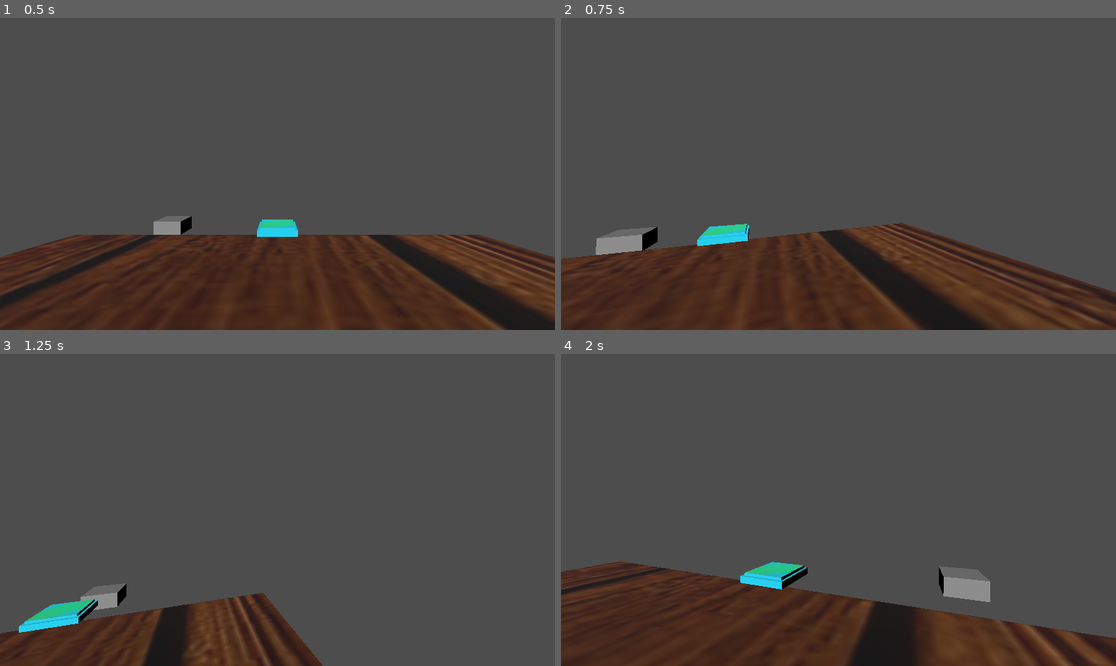
Above: before the commit, frames 1-4 (two rows, left to right).
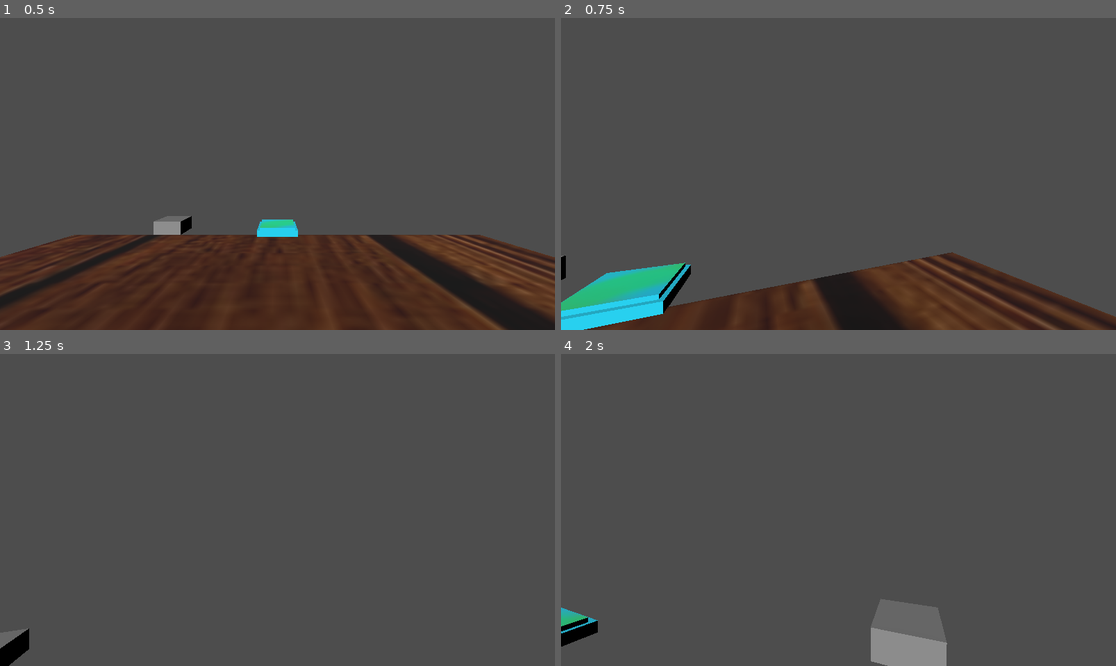
Above: after the commit, the same moments.

Repository: phiddypus/SBU-Hacks-VI
Game: Godot game, scene res://scenes/world.tscn
The game is run twice, just before and just after one commit, with the same random seed, the same clock (stepped at 60 frames per second) and the same inputs.
Inputs (mouse positions are in pixels of both pictures, inside the frame that each line leads up to):
- Up to frame 1 (0.5 s): no input
- Up to frame 2 (0.75 s): tap Enter at 0.5 s; move the mouse to (866, 174) at 0.52 s; hold D (game_right) from 0.53 s (still down); tap Shift at 0.6 s
- Up to frame 3 (1.25 s): keep holding D (game_right); tap Space (game_jump) at 0.77 s
- Up to frame 4 (2 s): move the mouse to (810, 510) at 1.27 s; release D (game_right) at 1.28 s; hold S (game_back) from 1.28 s (still down); tap W (game_front) at 1.35 s; tap Space (game_jump) at 1.52 s; tap Shift at 1.55 s

Frame 1 is identical in both runs. In frame 2, 20% of the frame differs, in the area x 0-100%, y 65-100%; in frame 3, 10%; in frame 4, 24%, in the area x 0-100%, y 66-100%.

Commit message:
One Dash per Jump

Diff:
--- a/godot/scripts/jump_pad.gd
+++ b/godot/scripts/jump_pad.gd
@@ -15,3 +15,4 @@
 func _on_body_entered(body):
 	if body is CharacterBody3D:
 		body.velocity.y = jump_pad_strength
+		body.can_dash=true
--- a/godot/scripts/player.gd
+++ b/godot/scripts/player.gd
@@ -5,10 +5,9 @@
 const WALK_DAMP = 0.25
 const JUMP_VELOCITY = 4.5
 const MOUSE_SENS = 0.003
-const DASH_COOLDOWN = 1.5
 
+var can_dash = true
 var base_velocity = Vector3.ZERO
-var dash_timer = 0
 var dashing = false
 
 # Get the gravity from the project settings to be synced with RigidBody nodes.
@@ -38,7 +37,8 @@
 		target_velocity = move
 	if not on_floor:
 		target_velocity = (target_velocity + velXZ).limit_length(max(velXZ.length(), WALK_SPEED))
-		#print(target_velocity)
+	else:
+		can_dash=true
 
 	velXZ = velXZ.lerp(target_velocity, WALK_DAMP)
 	velocity.x = velXZ.x
@@ -52,18 +52,15 @@
 		velocity.y -= gravity * delta
 
 	# Dash
-	if dash_timer <= DASH_COOLDOWN:
-		dash_timer += delta
-
 	if dashing:
 		var camera = $Camera3D
 		#var camera_dir = $Camera3D.basis.z
 		var dir = Basis(Vector3(1,0,0),camera.rotation.x*2)*Basis(Vector3(0,1,0), camera.rotation.y*2)*Vector3(0,0,1)
 		#print(camera.basis.z.y)
-		velocity.x = -dir.x * DASH_SPEED
-		velocity.y = -camera.basis.z.y * DASH_SPEED
-		velocity.z = -dir.z * DASH_SPEED
-		dash_timer=0
+		velocity.x = -dir.x
+		velocity.y = -camera.basis.z.y
+		velocity.z = -dir.z
+		velocity = DASH_SPEED*velocity.normalized()
 		dashing=false
 
 	move_and_slide()
@@ -77,7 +74,8 @@
 		$Camera3D.rotation.x = clamp($Camera3D.rotation.x, -PI/2, PI/2)
 
 	if event is InputEventKey:
-		if event.pressed and event.keycode == KEY_SHIFT and dash_timer>DASH_COOLDOWN:
+		if event.pressed and event.keycode == KEY_SHIFT and can_dash:
+			can_dash=false
 			dashing=true
 
 
Not shown: 1 places in godot/scenes/world.tscn that only renumber resources
Not shown, added: godot/scenes/pla3352.tmp
Not shown, added: godot/scenes/pla4581.tmp
